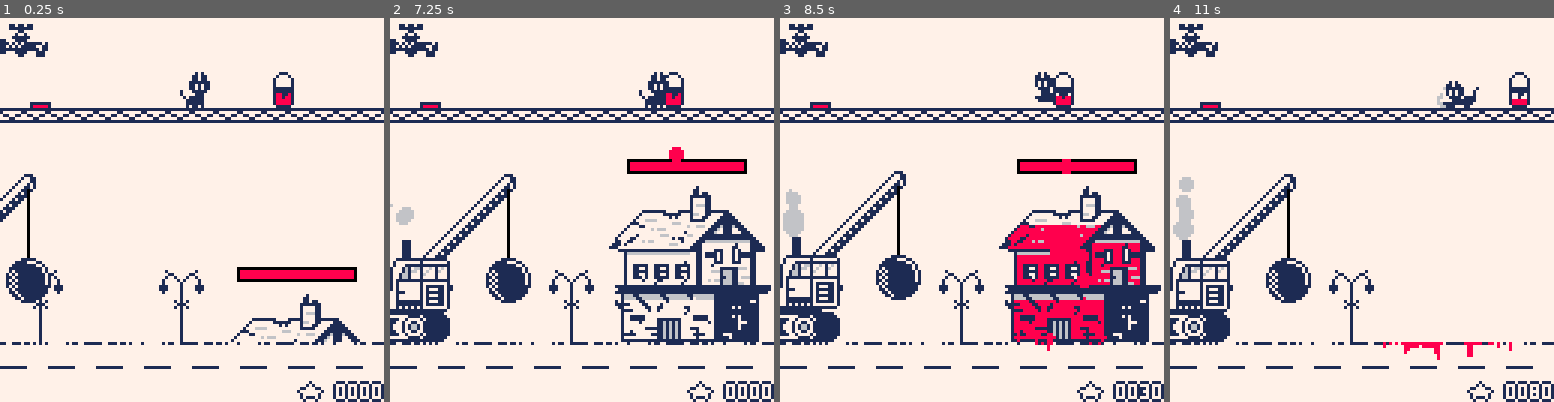
Above: before the commit, frames 1-4 (left to right).
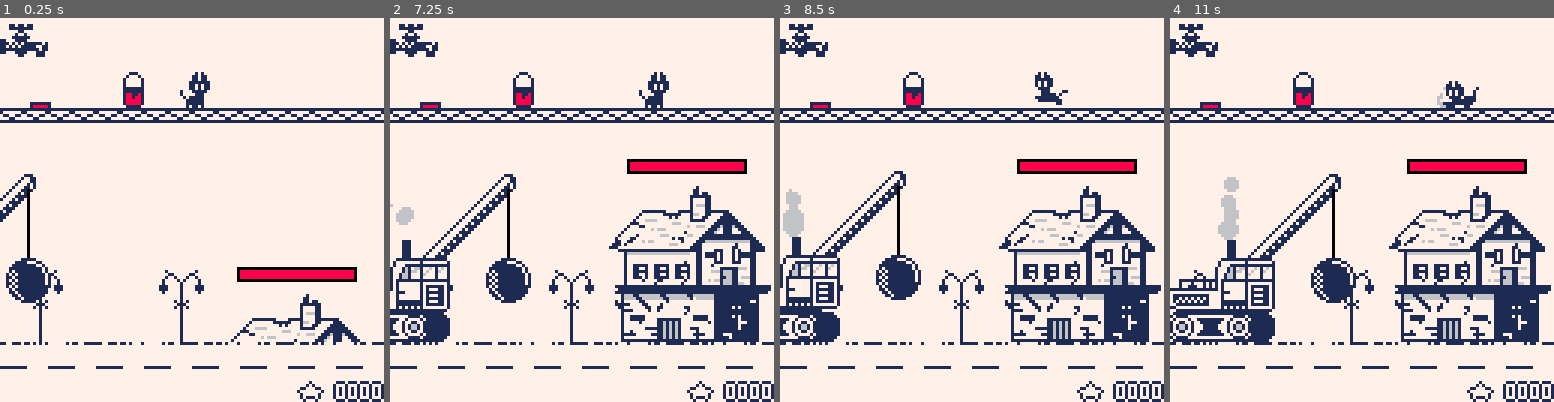
Above: after the commit, the same moments.

Repository: Arche-san/retrocat
Game: PICO-8 cartridge retrocat.p8
Same seed, same stepped clock (60 frames per second), same inputs: the game is played once before the commit and once after it.
Inputs:
- Up to frame 1 (0.25 s): no input
- Up to frame 2 (7.25 s): tap X (X key) at 0.33, 1.07, 1.85, 2.97, 4.08, 5.2, 6.32 s; tap O (Z key) at 0.7, 1.7, 2.1, 2.5, 2.9, 3.3, 3.7, 4.1, 4.5, 4.9, 5.3, 5.7, 6.1, 6.5, 6.9 s; hold Right 1.6-2.1 s; hold Right 2.47-3.03 s; hold Left 3.08-3.58 s; hold Right 4.02-4.68 s; hold Left 5.08-5.68 s; hold Right 6.08-6.58 s; hold Right 6.63-7.13 s
- Up to frame 3 (8.5 s): tap O (Z key) at 7.3, 7.7, 8.1 s; tap X (X key) at 7.43 s; hold Right 7.5-8.07 s; hold Left from 8.12 s (still down)
- Up to frame 4 (11 s): tap O (Z key) every 0.4 s from 8.5 to 10.9 s; tap X (X key) at 8.55, 9.67, 10.78 s; release Left at 8.62 s; hold Right 9.05-9.72 s; hold Left 10.12-10.72 s

The runs differ from the first frame. In frame 1, 0.7% of the frame differs, in the area x 32-77%, y 14-24%; in frame 2, 0.8%; in frame 3, 5.6%; in frame 4, 17%, in the area x 0-100%, y 14-98%.

Commit message:
improve difficulty curve

Diff:
--- a/retrocat.p8
+++ b/retrocat.p8
@@ -46,6 +46,7 @@
 building_complete_hide = 60
 building_complete_duration = 180
 building_paint_surface_bonus = 25
+building_paint_surface_bonus_min = 10
 building_blink_frame = 0
 
 score_bonus_building_paint = 10
@@ -54,7 +55,7 @@
 
 difficulty_building_step = 3
 difficulty_factor_paintsurface = 0.3
-difficulty_factor_demolisher_idletime = 0.2
+difficulty_factor_demolisher_idletime = 0.4
 
 debug_collisions = false
 
@@ -553,6 +554,7 @@
  if nb_building_completed % difficulty_building_step == 0 then
   demolisher.idle_time -= demolisher.idle_time * difficulty_factor_demolisher_idletime
   building_paint_surface_bonus -= building_paint_surface_bonus * difficulty_factor_paintsurface
+  building_paint_surface_bonus = max(building_paint_surface_bonus, building_paint_surface_bonus_min)
  end
  demolisher_retreat(demolisher)
 end
@@ -893,7 +895,7 @@
 bucket_state_shake = 2
 function bucket_init()
  return {
-  x = 95,
+  x = 45,
   state = 0,
   state_time = 0,
   paint_capacity = bucket_paint_capacity_max,
